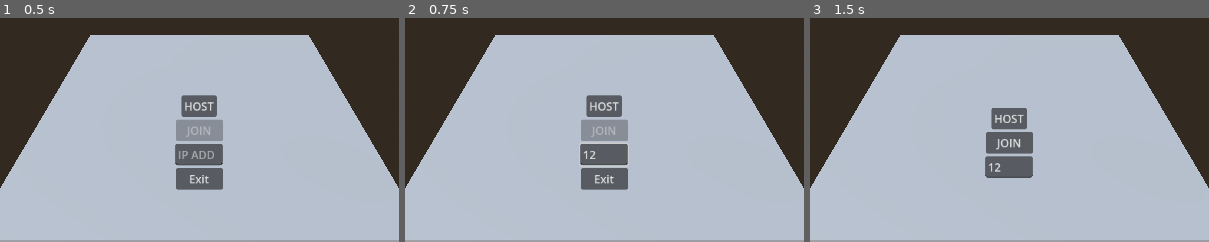
Above: before the commit, frames 1-3 (left to right).
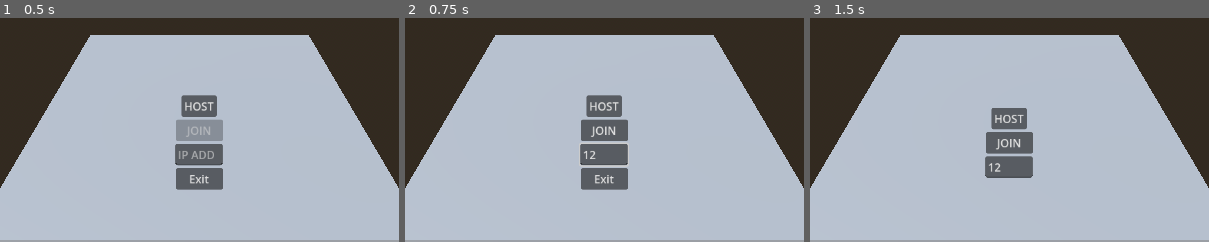
Above: after the commit, the same moments.

Repository: LeonStansfield/Basic-Godot-Multiplayer-Framework
Game: Godot game, scene res://Scenes/main.tscn
The game is run twice, just before and just after one commit, with the same random seed, the same clock (stepped at 60 frames per second) and the same inputs.
Inputs (mouse positions are % of the whole screen's width and height, from its top left):
- Up to frame 1 (0.5 s): no input
- Up to frame 2 (0.75 s): click (50, 53) at 0.52 s; type "12" at 0.6 s
- Up to frame 3 (1.5 s): click "HOST" at 1.25 s
The pictures show only the part of the screen within x 25-75%, y 22-72%; the shares and areas given below are measured in that part.

Frame 1 is identical in both runs. In frame 2, 1.0% of the frame differs, in the area x 44-56%, y 45-55%; in frame 3, nothing differs.

Commit message:
Fixed bug with IP button availability

Diff:
--- a/scripts/main.gd
+++ b/scripts/main.gd
@@ -17,7 +17,7 @@
 	join_button.pressed.connect(join_game)
 	exit_button.pressed.connect(exit_game)
 
-	ip_input.text_changed.connect(update_join_button_state)
+	ip_input.text_changed.connect(_on_ip_text_changed)
 	update_join_button_state()
 
 	multiplayer.connected_to_server.connect(_on_connected_to_server)
@@ -26,8 +26,11 @@
 	multiplayer.peer_connected.connect(_on_peer_connected)
 	multiplayer.peer_disconnected.connect(_on_peer_disconnected)
 
+func _on_ip_text_changed(new_text: String) -> void:
+	update_join_button_state()
+
 func update_join_button_state() -> void:
-	join_button.disabled = ip_input.text.strip_edges().is_empty()
+	join_button.disabled = ip_input.text.strip_edges() == ""
 
 func host_game() -> void:
 	reset_game_state()
